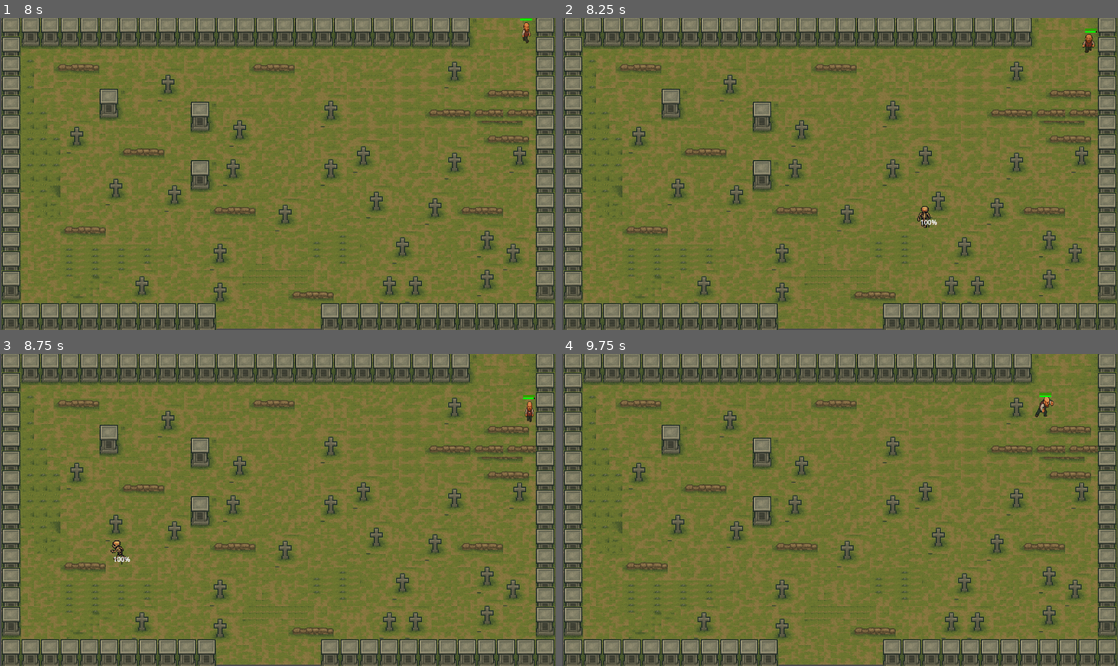
Above: before the commit, frames 1-4 (two rows, left to right).
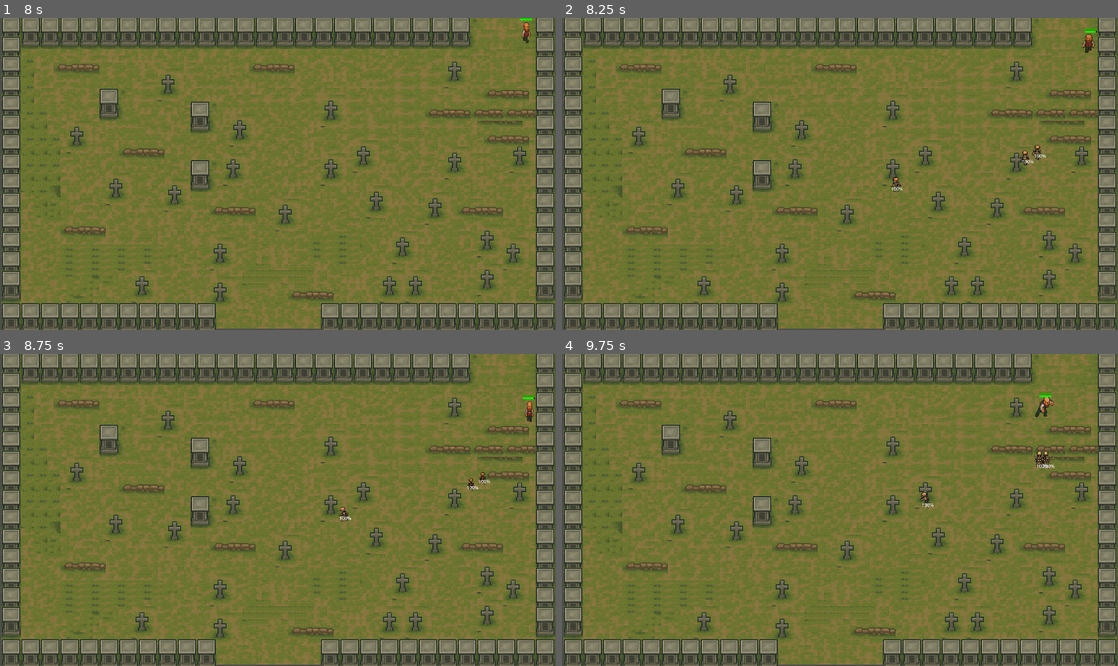
Above: after the commit, the same moments.

Repository: lusgaoliveira/sunchaser
Game: Godot game, scene res://phases/phase_1/phase_1.tscn
The game is run twice, just before and just after one commit, with the same random seed, the same clock (stepped at 60 frames per second) and the same inputs.
Inputs:
- Up to frame 1 (8 s): tap Enter (ui_accept) at 0.5, 0.77, 1.25, 1.52, 2, 2.75, 3.02, 3.5, 3.77, 4.52, 5, 6.02, 6.77, 7.52 s; hold Right (ui_right) 0.53-1.28 s; tap X (attack) every 2.25 s from 0.6 to 7.35 s; hold Down (ui_down) 1.28-2.03 s; tap Z (recover_health) at 1.35, 3.6, 5.85 s; hold Right (ui_right) 2.03-2.78 s; tap C (recover_sun_energy) at 2.1, 4.35, 6.6 s; hold Up (ui_up) 2.78-3.53 s; hold Left (ui_left) 3.53-5.03 s; hold Down (ui_down) 5.03-5.78 s; hold Right (ui_right) 5.78-6.53 s; hold Up (ui_up) 6.53-7.28 s; hold Right (ui_right) from 7.28 s (still down)
- Up to frame 2 (8.25 s): release Right (ui_right) at 8.03 s; hold Down (ui_down) from 8.03 s (still down); tap Z (recover_health) at 8.1 s
- Up to frame 3 (8.75 s): keep holding Down (ui_down)
- Up to frame 4 (9.75 s): release Down (ui_down) at 8.78 s; hold Left (ui_left) 8.78-9.53 s; tap C (recover_sun_energy) at 8.85 s; tap Enter (ui_accept) at 9.02 s; hold Up (ui_up) from 9.53 s (still down); tap X (attack) at 9.6 s

Frame 1 is identical in both runs. In frame 2, 0.3% of the frame differs, in the area x 59-88%, y 40-68%; in frame 3, 0.3%; in frame 4, 0.2%.

Commit message:
feat: end of phase1 with open to phase2

Diff:
--- a/characters/skull/skull.gd
+++ b/characters/skull/skull.gd
@@ -1,4 +1,6 @@
 extends CharacterBody2D
+
+signal skull_died
 
 @export var velocidade := 60
 @onready var animation := $AnimatedSprite2D
@@ -98,4 +100,5 @@
 	animation.animation = anim_aleatoria
 	animation.play()
 	await get_tree().create_timer(1.5).timeout
+	emit_signal("skull_died", self)
 	queue_free()
--- a/phases/phase_1/phase_1.gd
+++ b/phases/phase_1/phase_1.gd
@@ -58,13 +58,16 @@
 @export_category("Objects")
 @export var _hud: CanvasLayer = null
 @export var skulls_parent: Node2D = null
+@export var exit_area: Area2D = null
 
-const MAX_SKULLS := 35
+const MAX_SKULLS := 6
 var skulls_per_batch := 3
 var spawn_interval := 8.0
 
 var skulls_to_spawn := MAX_SKULLS
 var timer_spawn := Timer.new()
+
+var skulls_alive := []
 
 func _ready() -> void:
 	if _hud == null:
@@ -82,6 +85,11 @@
 	timer_spawn.connect("timeout", Callable(self, "_on_timer_spawn_timeout"))
 	timer_spawn.start()
 
+	if exit_area:
+		exit_area.connect("body_entered", Callable(self, "_on_exit_area_body_entered"))
+		exit_area.visible = false
+		exit_area.monitoring = false
+
 func _on_timer_spawn_timeout() -> void:
 	if skulls_to_spawn <= 0:
 		timer_spawn.stop()
@@ -92,6 +100,11 @@
 		var skull_instance = SKULL_SCENE.instantiate()
 		skull_instance.position = get_valid_spawn_position()
 		skulls_parent.add_child(skull_instance)
+
+		# sinal de morte do skull
+		skull_instance.connect("skull_died", Callable(self, "_on_skull_died"))
+		skulls_alive.append(skull_instance)
+
 		skulls_to_spawn -= 1
 
 func get_valid_spawn_position() -> Vector2:
@@ -128,3 +141,24 @@
 
 	var result = space_state.intersect_shape(query)
 	return result.size() > 0
+
+func _on_skull_died(skull):
+	skulls_alive.erase(skull)
+	if skulls_alive.size() == 0 and skulls_to_spawn == 0:
+		_on_all_skulls_killed()
+
+func _on_all_skulls_killed():
+	print("Todos os skulls foram mortos!")
+	if exit_area:
+		print("Liberando área de saída...")
+		exit_area.visible = true
+		exit_area.set_deferred("monitoring", true)
+
+
+func _on_exit_area_body_entered(body: Node2D) -> void:
+	if body.is_in_group("player"):
+		print("Carregando próxima fase...")
+		call_deferred("_go_to_next_phase")
+
+func _go_to_next_phase():
+	get_tree().change_scene_to_file("res://phases/phase_2/phase_2.tscn")
--- a/phases/phase_1/phase_1.tscn
+++ b/phases/phase_1/phase_1.tscn
@@ -6,7 +6,10 @@
 [ext_resource type="PackedScene" uid="uid://2hx2pketj4tr" path="res://characters/player/player.tscn" id="3_m7xbk"]
 
 [sub_resource type="RectangleShape2D" id="RectangleShape2D_hmrey"]
-size = Vector2(711, 368.25)
+size = Vector2(641.786, 325.59)
+
+[sub_resource type="RectangleShape2D" id="RectangleShape2D_m7xbk"]
+size = Vector2(246.253, 34.5031)
 
 [node name="PhaseOne" type="Node2D" node_paths=PackedStringArray("_hud", "skulls_parent")]
 script = ExtResource("1_hmrey")
@@ -26,12 +29,24 @@
 
 [node name="SkullsParent" type="Node2D" parent="."]
 position = Vector2(580, 250)
+scale = Vector2(0.709122, 0.683736)
 
 [node name="SpawnArea" type="Area2D" parent="SkullsParent"]
 
 [node name="CollisionShape2D" type="CollisionShape2D" parent="SkullsParent/SpawnArea"]
-position = Vector2(94.5, 66.875)
+position = Vector2(129.107, 88.2049)
 shape = SubResource("RectangleShape2D_hmrey")
 
 [node name="Player" parent="." instance=ExtResource("3_m7xbk")]
 position = Vector2(1245, 45)
+
+[node name="ExitArea" type="Area2D" parent="."]
+position = Vector2(664, 738)
+scale = Vector2(0.965256, 0.985722)
+
+[node name="CollisionShape2D" type="CollisionShape2D" parent="ExitArea"]
+position = Vector2(-9.32379, -3.04346)
+scale = Vector2(1.00127, 1.35252)
+shape = SubResource("RectangleShape2D_m7xbk")
+
+[connection signal="body_entered" from="ExitArea" to="." method="_on_exit_area_body_entered"]
Not shown: 1 places in phases/phase_1/phase_1.tscn that only renumber resources
